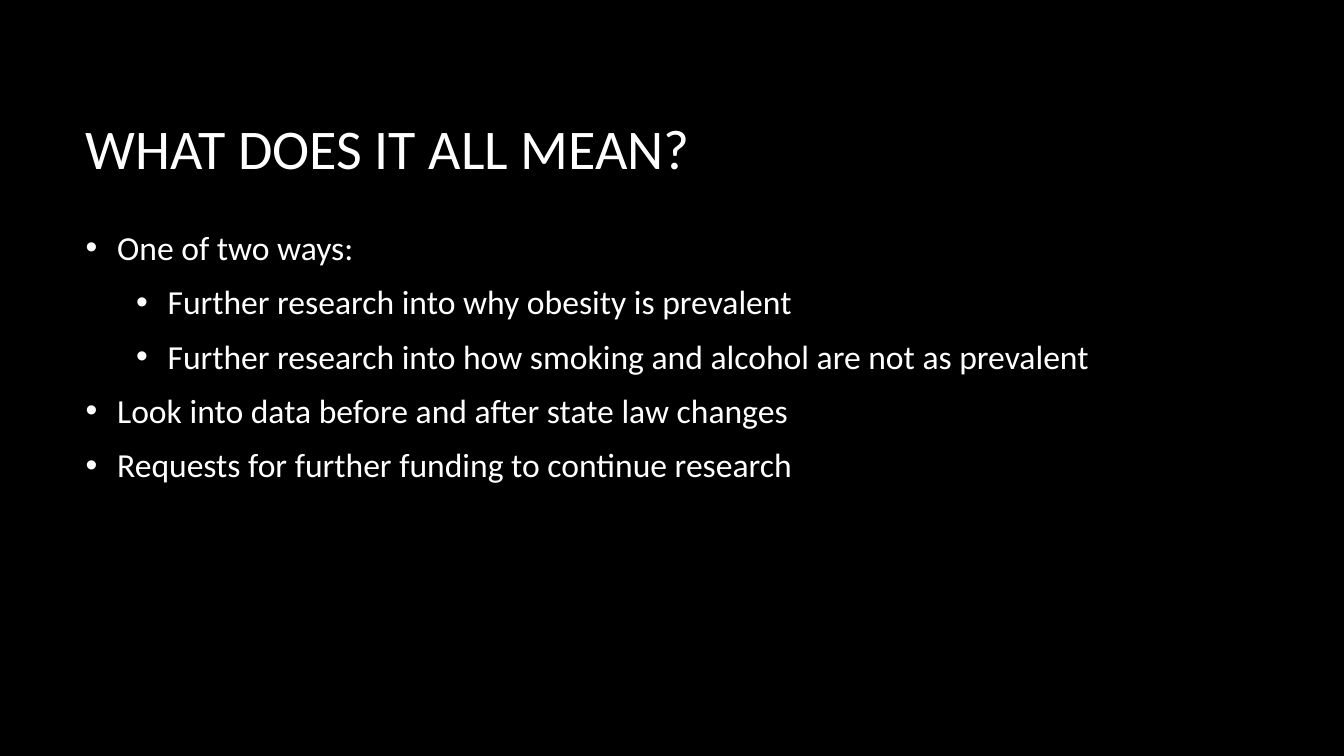
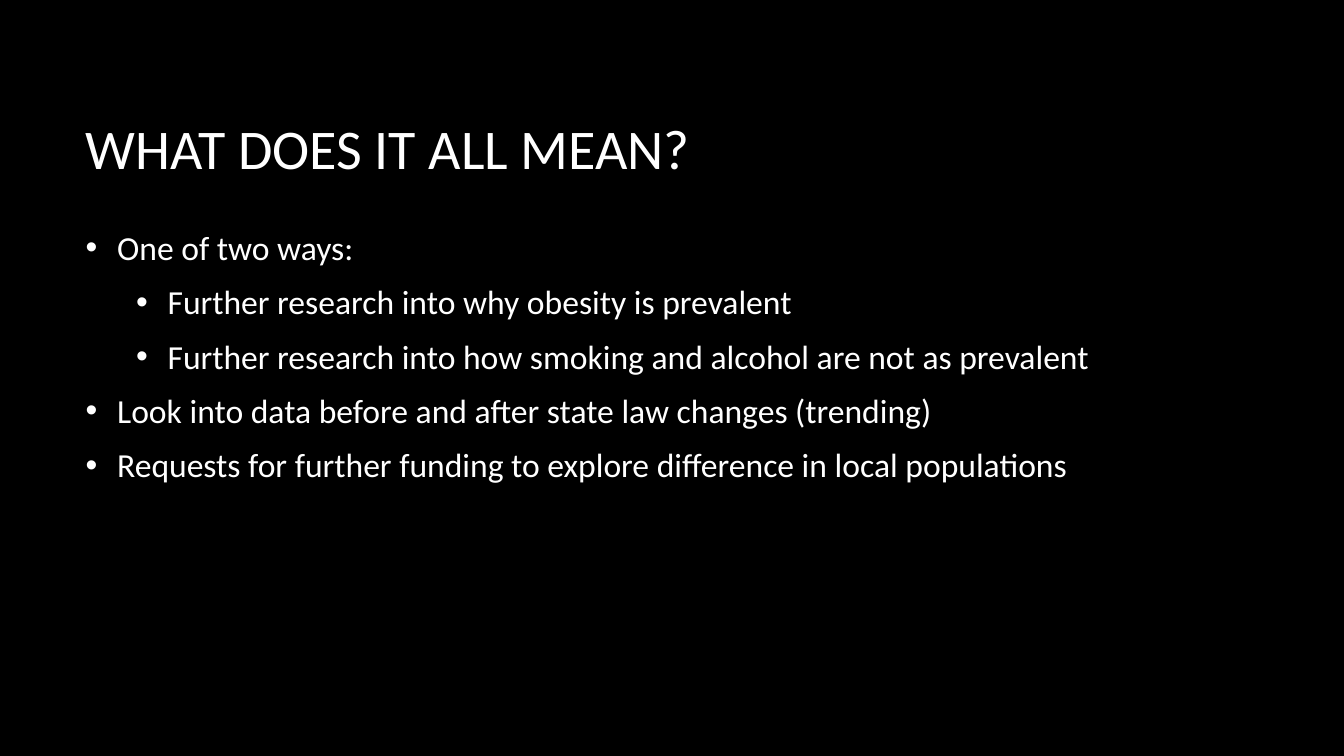
Before and after one commit to Phantogram/Project-BTTV, a slide deck: slide 14 of Project_One_BTTV.pptx (slide 13 before the commit). Drawn at 1344x756 pixels with LibreOffice and Linux fonts; fonts in the diff are those of the drawing; background and template pictures are left out. Boxes give left, top, right and bottom in pixels: in the first picture for what was removed or moved away, otherwise in the second. Text is boxed around its words. In the diff, an @@ line names an element or a change of style, - is before the commit and + after.

```diff
--- a/Project_One_BTTV.pptx
+++ b/Project_One_BTTV.pptx
@@ text at (117,398,1066,483): text changed @@
-• Look into data before and after state law changes
-• Requests for further funding to continue research
+• Look into data before and after state law changes (trending)
+• Requests for further funding to explore difference in local populations
```
Also in this commit, not shown: 3 other slides changed, 1 slide added.
